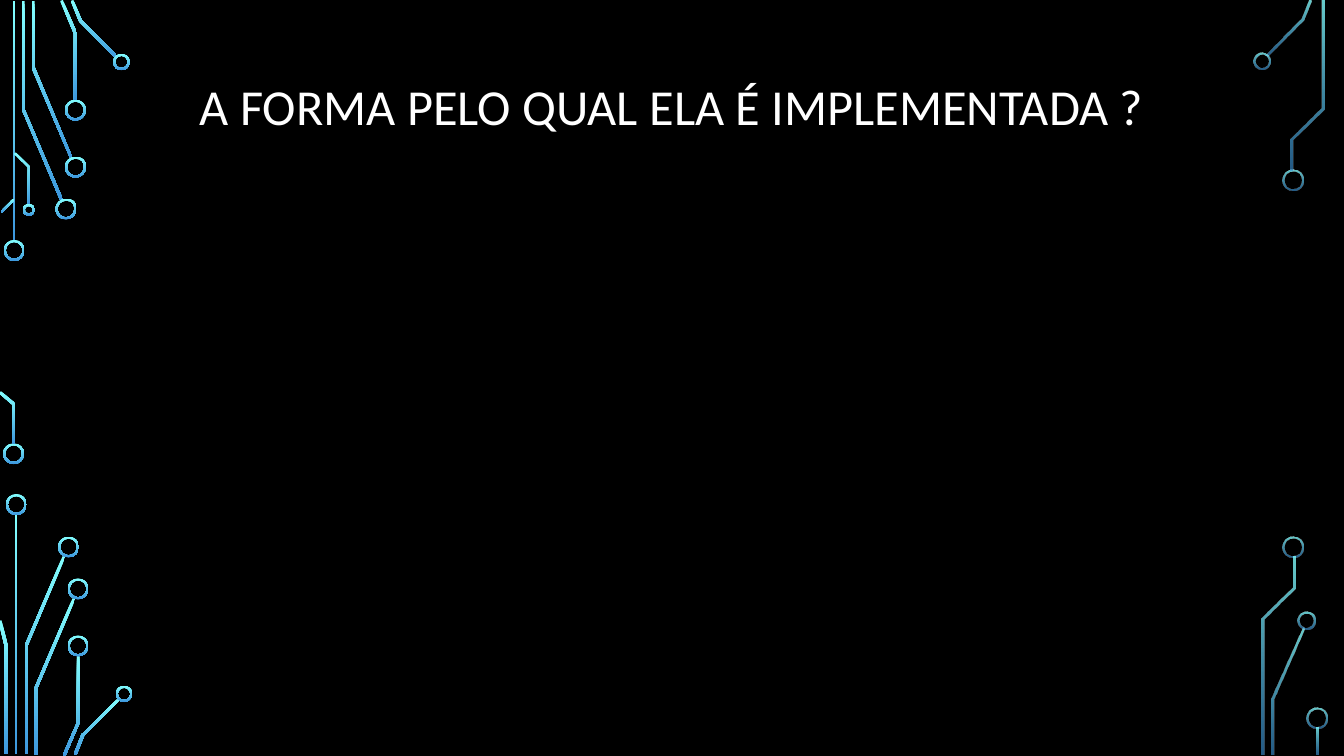
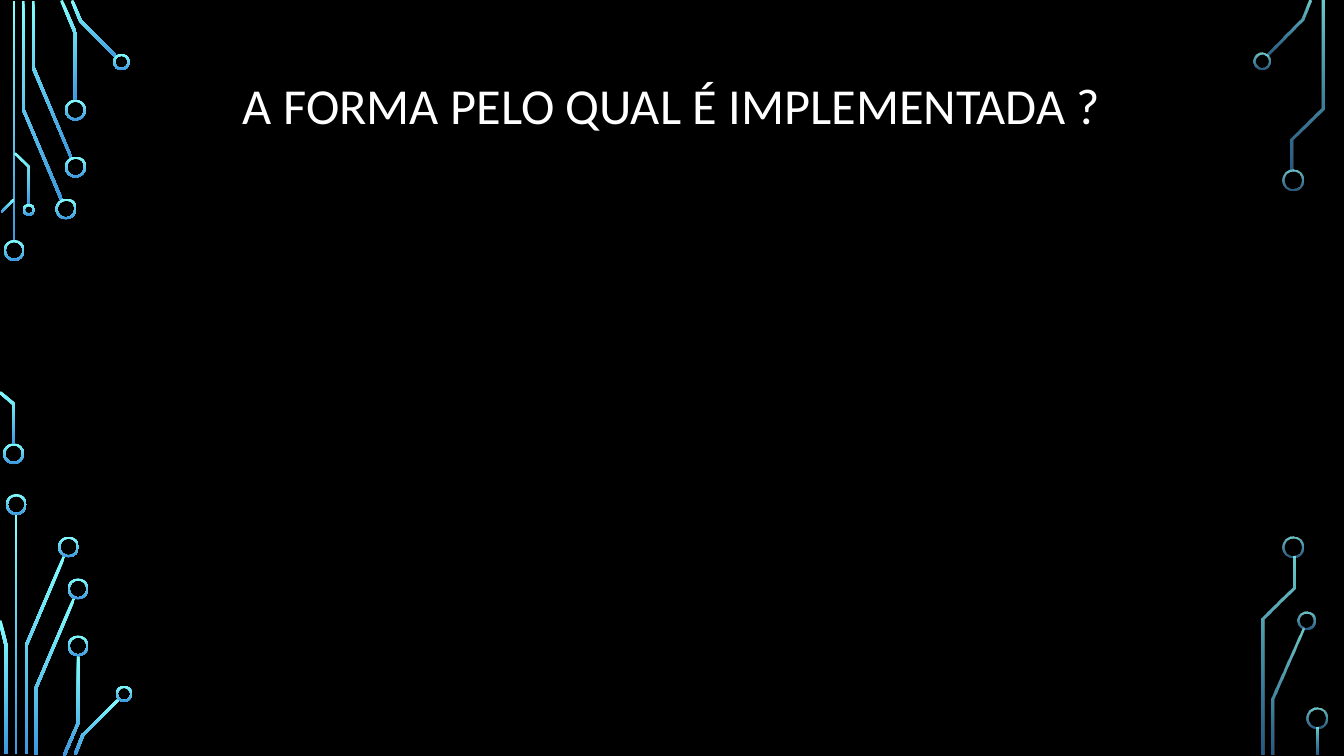
Before and after one commit to IbukunChife/AlgebraLine, a slide deck: slide 9 of RechercheInterpolaçãoSpline/InterpolaçãoSplineCubica.pptx (slide 6 before the commit). Drawn at 1344x756 pixels with LibreOffice and Linux fonts; fonts in the diff are those of the drawing; background and template pictures are left out. Boxes give left, top, right and bottom in pixels: in the first picture for what was removed or moved away, otherwise in the second. Text is boxed around its words. In the diff, an @@ line names an element or a change of style, - is before the commit and + after.

```diff
--- a/RechercheInterpolaçãoSpline/InterpolaçãoSplineCubica.pptx
+++ b/RechercheInterpolaçãoSpline/InterpolaçãoSplineCubica.pptx
@@ title at [243,82,1066,131]: text changed @@
-A FORMA PELO QUAL ELA É IMPLEMENTADA ?
+A FORMA PELO QUAL É IMPLEMENTADA ?
```
Also in this commit, not shown: 3 slides added.
